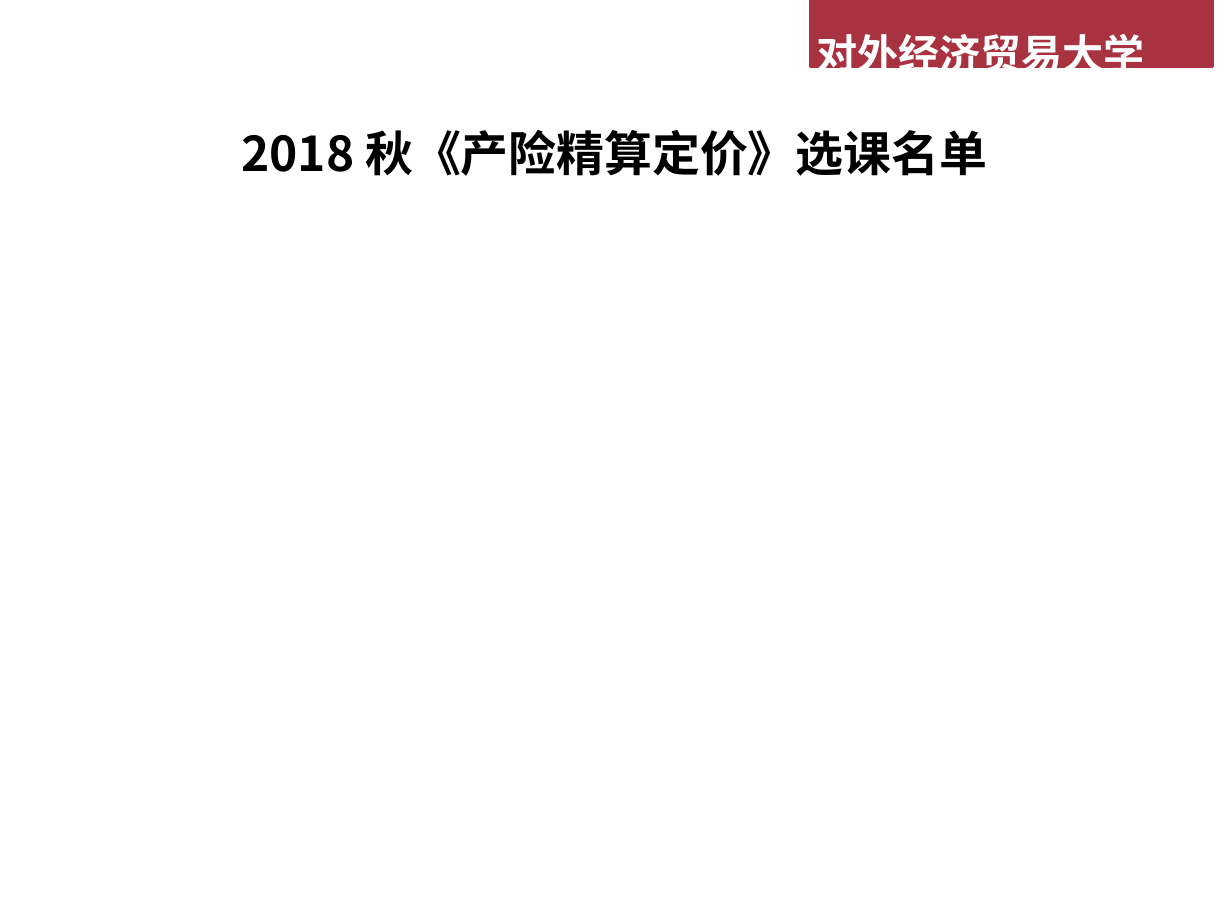
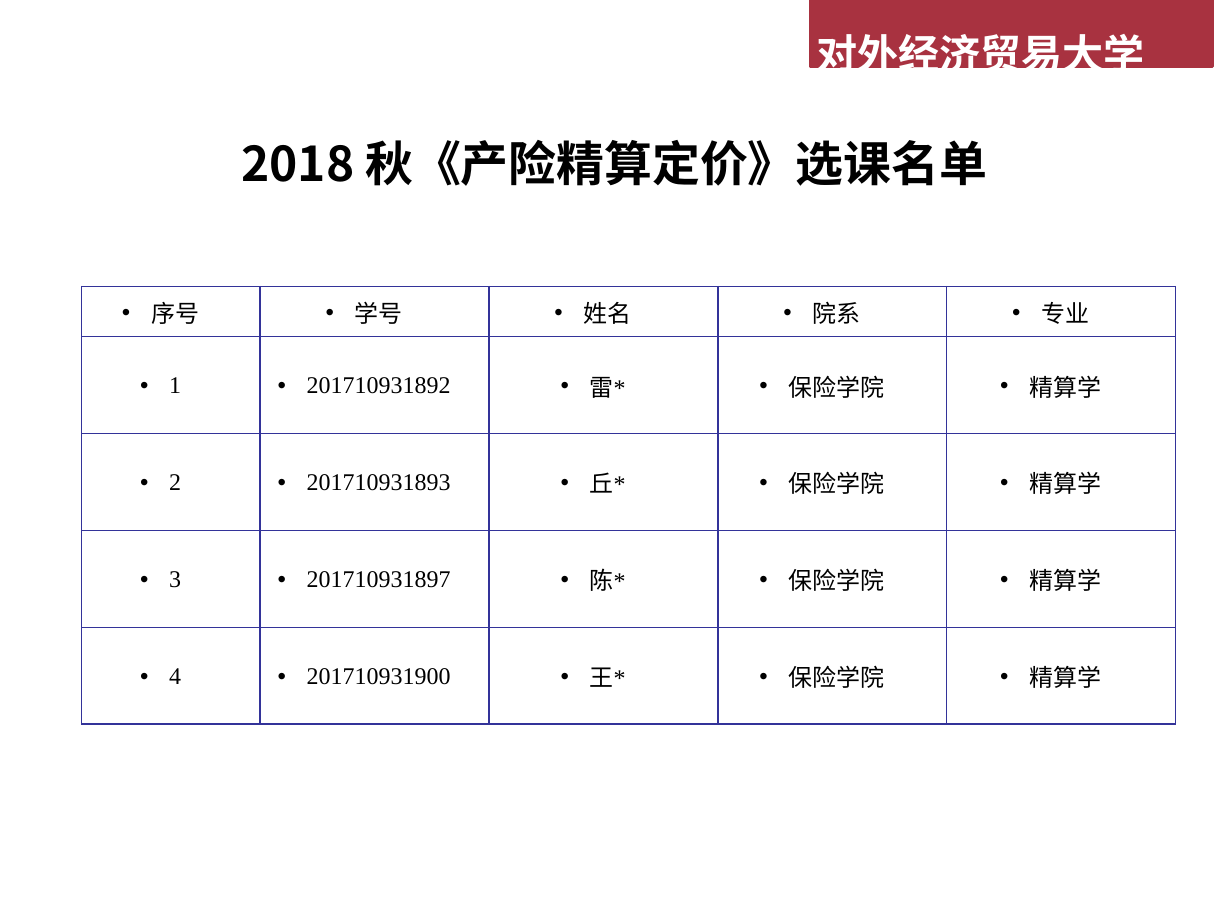
Before and after one commit to lizhengxiao/Non-life-Insurance-Ratemaking, a slide deck: slide 11 of Lectures/01 课程简介.pptx (slide 10 before the commit). Drawn at 1232x924 pixels with LibreOffice and Linux fonts; fonts in the diff are those of the drawing; background and template pictures are left out. Boxes give left, top, right and bottom in pixels: in the first picture for what was removed or moved away, otherwise in the second. Text is boxed around its words. In the diff, an @@ line names an element or a change of style, - is before the commit and + after.

```diff
--- a/Lectures/01 课程简介.pptx
+++ b/Lectures/01 课程简介.pptx
@@ text "2018 秋《产险精算定价》选课名单": place and size @@
-text "2018 秋《产险精算定价》选课名单" at <box>241,130,987,176</box>
+text "2018 秋《产险精算定价》选课名单" at <box>241,140,987,186</box>
@@ table added at <box>81,287,1177,724</box>, 5 rows, 5 columns @@
+序号 | 学号 | 姓名 | 院系 | 专业
+1 | 201710931892 | 雷* | 保险学院 | 精算学
+2 | 201710931893 | 丘* | 保险学院 | 精算学
+3 | 201710931897 | 陈* | 保险学院 | 精算学
+4 | 201710931900 | 王* | 保险学院 | 精算学
```
Also in this commit, not shown: 1 other slide changed, 1 slide added, 2 other files.
